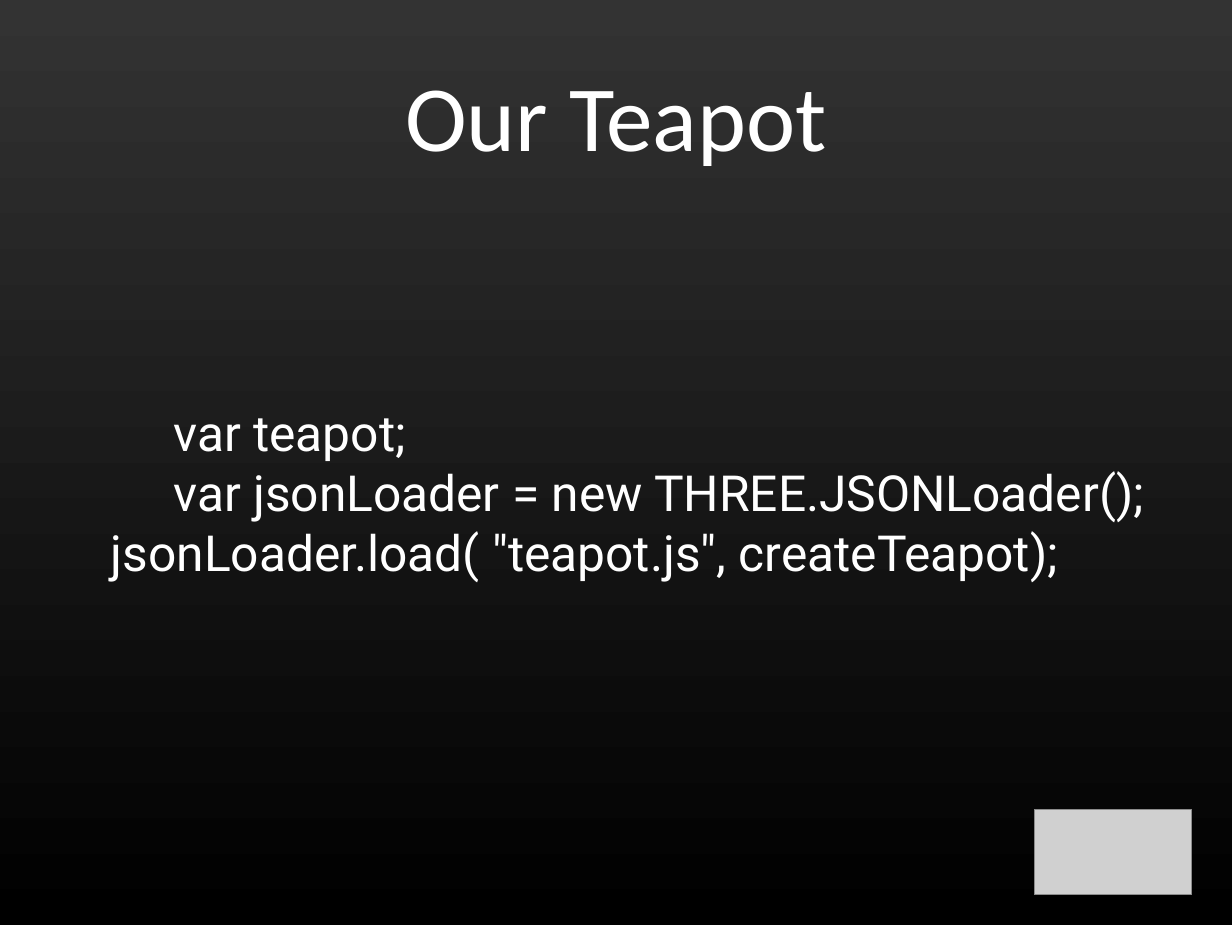
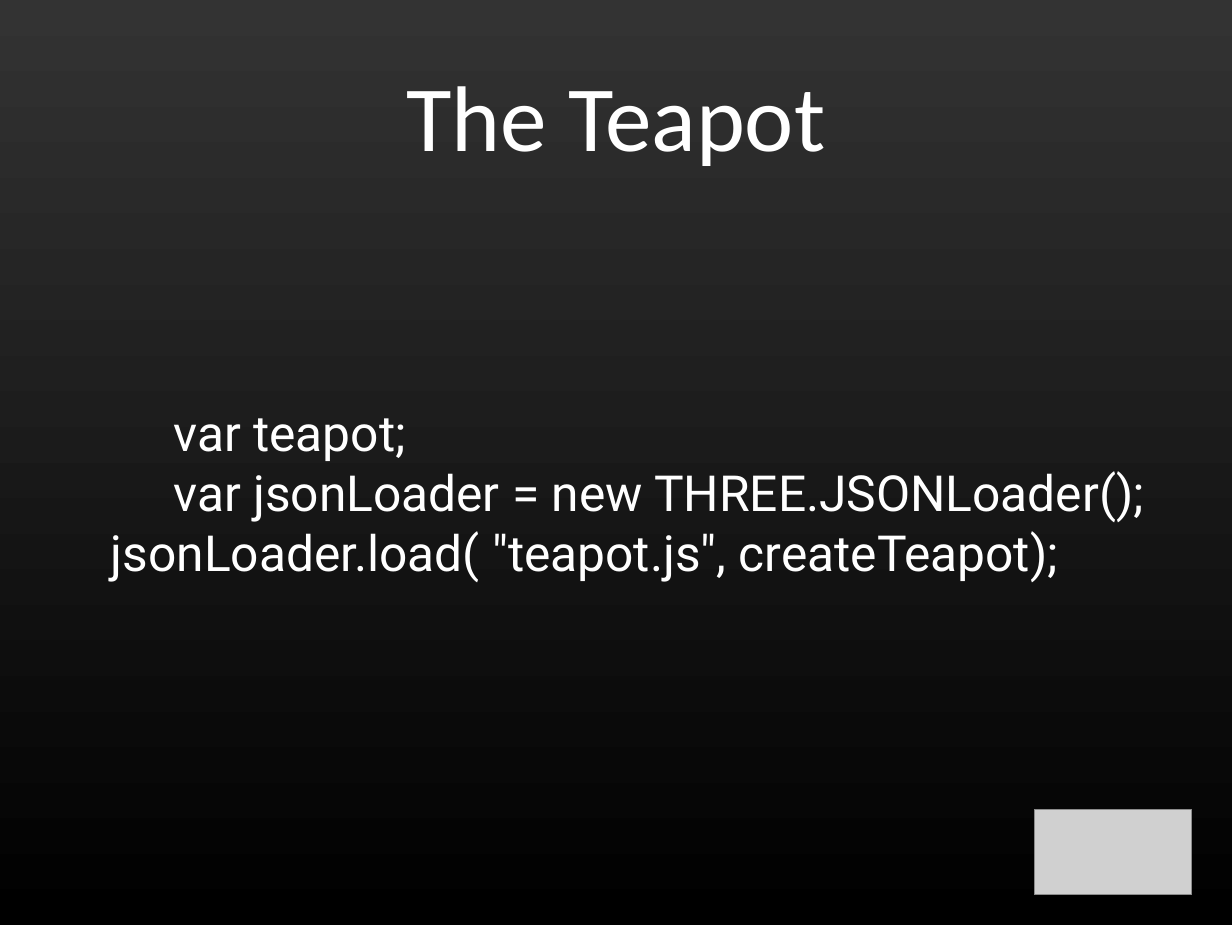
Before and after one commit to shegeek/teapots_can_fly, a slide deck: slide 20 of slides/teapots_can_fly-slides.odp. Drawn at 1232x925 pixels with LibreOffice and Linux fonts; fonts in the diff are those of the drawing; grey boxes stand for pictures. Boxes give left, top, right and bottom in pixels: in the first picture for what was removed or moved away, otherwise in the second. Text is boxed around its words. In the diff, an @@ line names an element or a change of style, - is before the commit and + after.

```diff
--- a/slides/teapots_can_fly-slides.odp
+++ b/slides/teapots_can_fly-slides.odp
@@ title at (406,86,825,166): text changed @@
-Our Teapot
+The Teapot
```
Also in this commit, not shown: 5 other slides changed, 4 slides added, 2 other files.
